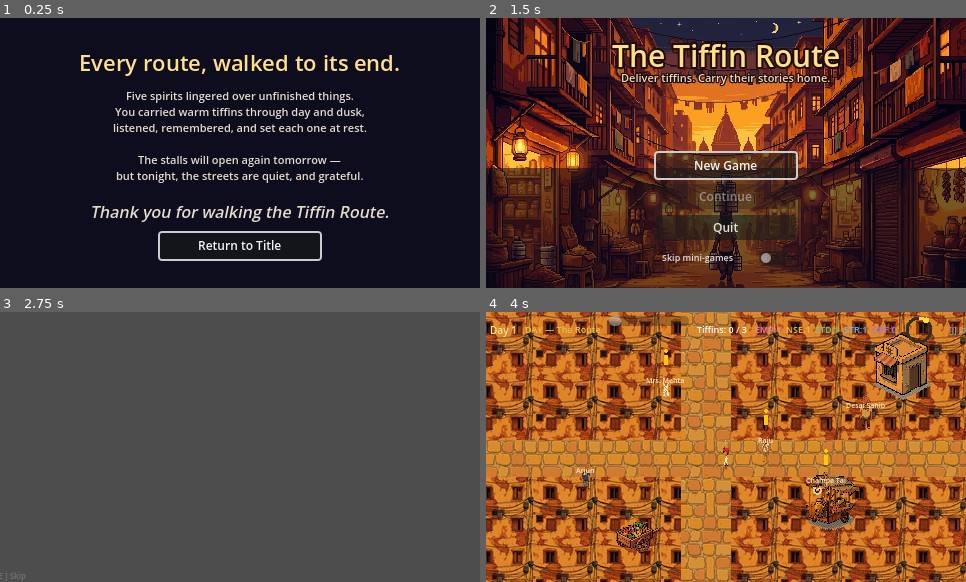
Above: before the commit, frames 1-4 (two rows, left to right).
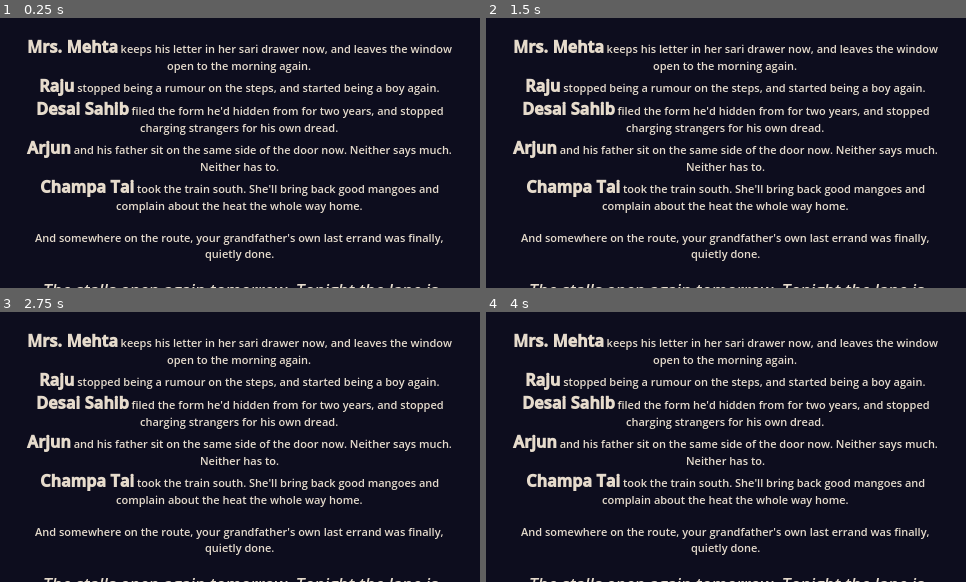
Above: after the commit, the same moments.

Repository: Akalle92/The-Tiffin-Room
Game: Godot game, scene res://scenes/ui/ending.tscn
Same seed, same stepped clock (60 frames per second), same inputs: the game is played once before the commit and once after it. This scene is started directly instead of the project's main scene. Video files are missing from this copy of the repository; at most half a second of black plays in their place.
Inputs (mouse positions are in pixels of both pictures, inside the frame that each line leads up to):
- Up to frame 1 (0.25 s): no input
- Up to frame 2 (1.5 s): hold Right (ui_right) 0.53-1.25 s; hold R (rest) 0.53-1.25 s; click (726, 244) at 1.25 s, where only the run before the commit has a clickable "Return to Title"
- Up to frame 3 (2.75 s): click (240, 460) at 2 s, where only the run before the commit has a clickable "New Game"
- Up to frame 4 (4 s): hold Down (ui_down) 2.78-3.53 s; tap E (interact) at 2.85 s; tap R (rest) at 3.05 s; hold Right (ui_right) from 3.53 s (still down); hold R (rest) from 3.53 s (still down)

The runs differ from the first frame. In frame 1, 17% of the frame differs, in the area x 5-95%, y 7-100%; in frame 2, 83%; in frame 3, 98%; in frame 4, 99%, in the area x 0-100%, y 0-100%.

Commit message:
Choice-reflective ending epilogue + spirit-world cosmology doc and threaded rule line
Co-authored-by: Akalle <Akalle92@users.noreply.github.com>

Diff:
--- a/data/dialogue/npc_data.json
+++ b/data/dialogue/npc_data.json
@@ -289,7 +289,9 @@
           "si_2": {
             "speaker": "Spirit — Mrs. Mehta",
             "text": "Oh. You're one of the ones who can see. Your grandfather could too, you know. He used to bring us what we needed without knowing it.",
-            "voice_interjections": [],
+            "voice_interjections": [
+              {"skill": "GRIEF", "text": "This is the shape of the sight: the dead who left one thing unsaid stay lantern-bright until someone carries it for them. The rest have already gone on.", "requires_stat": 0}
+            ],
             "choices": [
               {"id": "c2a", "text": "What are you holding?", "stat_check": null, "next": "si_3", "effects": {"route_update": {"spirit_state": 1}}},
               {"id": "c2b", "text": "Did Baba ever have something he couldn't deliver?", "stat_check": null, "next": "si_mehta_baba", "effects": {"route_update": {"spirit_state": 1}}}
--- a/scenes/ui/ending.tscn
+++ b/scenes/ui/ending.tscn
@@ -29,10 +29,10 @@
 anchor_top = 0.5
 anchor_right = 0.5
 anchor_bottom = 0.5
-offset_left = -180.0
-offset_top = -96.0
-offset_right = 180.0
-offset_bottom = 96.0
+offset_left = -220.0
+offset_top = -130.0
+offset_right = 220.0
+offset_bottom = 130.0
 theme_override_constants/separation = 10
 
 [node name="Heading" type="Label" parent="Panel/VBox"]
@@ -43,21 +43,14 @@
 horizontal_alignment = 1
 
 [node name="Body" type="RichTextLabel" parent="Panel/VBox"]
-custom_minimum_size = Vector2(360, 110)
+custom_minimum_size = Vector2(430, 210)
 layout_mode = 2
 bbcode_enabled = true
 fit_content = true
-scroll_active = false
+scroll_active = true
 theme_override_colors/default_color = Color(0.9, 0.86, 0.8, 1)
 theme_override_font_sizes/normal_font_size = 11
-text = "[center]Five spirits lingered over unfinished things.
-You carried warm tiffins through day and dusk,
-listened, remembered, and set each one at rest.
-
-The stalls will open again tomorrow —
-but tonight, the streets are quiet, and grateful.
-
-[i]Thank you for walking the Tiffin Route.[/i][/center]"
+text = "[center]Every route, walked to its end.[/center]"
 
 [node name="ToTitleButton" type="Button" parent="Panel/VBox"]
 custom_minimum_size = Vector2(160, 26)
--- a/scripts/ui/Ending.gd
+++ b/scripts/ui/Ending.gd
@@ -1,15 +1,74 @@
 ## Ending.gd — Resolution / credits screen shown when all spirit arcs resolve.
+## The epilogue is assembled at runtime from the flags each arc set, so the
+## closing lines reflect the fates the player actually chose (and Babulal's payoff).
 extends Control
 
 const TITLE_SCENE := "res://scenes/ui/title.tscn"
 
 @onready var to_title_btn: Button = $Panel/VBox/ToTitleButton
+@onready var body: RichTextLabel  = $Panel/VBox/Body
 
 func _ready() -> void:
 	to_title_btn.pressed.connect(_on_to_title)
 	to_title_btn.grab_focus()
+	body.text = _build_epilogue()
 
 func _on_to_title() -> void:
 	# The run is finished; wipe the save so the title offers a fresh start.
 	SaveLoad.delete_save()
 	get_tree().change_scene_to_file(TITLE_SCENE)
+
+# ---------------------------------------------------------------------------
+# EPILOGUE ASSEMBLY
+# ---------------------------------------------------------------------------
+func _flag(name: String) -> bool:
+	return GameState.get_flag(name, false)
+
+func _build_epilogue() -> String:
+	var lines: Array[String] = []
+	lines.append("[center]Five spirits lingered over unfinished things. One by one, you carried the words they could not.\n")
+	lines.append(_mehta_line())
+	lines.append(_raju_line())
+	lines.append(_desai_line())
+	lines.append(_arjun_line())
+	lines.append(_champa_line())
+	lines.append("")
+	lines.append(_babulal_line())
+	lines.append("\n[i]The stalls open again tomorrow. Tonight the lane is quiet — and it remembers you.[/i][/center]")
+	return "\n".join(lines)
+
+func _mehta_line() -> String:
+	if _flag("mrs_mehta_hardened"):
+		return "[b]Mrs. Mehta[/b] read her husband's letter at last — later than she should have had to, the wonder worn thin, but she read it."
+	return "[b]Mrs. Mehta[/b] keeps his letter in her sari drawer now, and leaves the window open to the morning again."
+
+func _raju_line() -> String:
+	if _flag("raju_went_home"):
+		return "[b]Raju[/b] went home. His mother did most of the talking; he did most of the crying, and none of it was the bad kind."
+	if _flag("raju_stayed_seen"):
+		return "[b]Raju[/b] hasn't called home — not yet. But he sits on the temple steps in daylight now, and the chai stall knows his order."
+	if _flag("raju_hardened"):
+		return "[b]Raju[/b] called home after a long silence. It landed softer than it should have. It still landed."
+	return "[b]Raju[/b] stopped being a rumour on the steps, and started being a boy again."
+
+func _desai_line() -> String:
+	if _flag("desai_bittersweet"):
+		return "[b]Desai Sahib[/b] filed the honest form. Whether it comes in time for his wife, no one will promise — but no other family will pay for his fear."
+	return "[b]Desai Sahib[/b] filed the form he'd hidden from for two years, and stopped charging strangers for his own dread."
+
+func _arjun_line() -> String:
+	if _flag("arjun_hardened"):
+		return "[b]Arjun[/b]'s father opened the door at last — stiff from being shut so long. Both of them were still behind it."
+	return "[b]Arjun[/b] and his father sit on the same side of the door now. Neither says much. Neither has to."
+
+func _champa_line() -> String:
+	if _flag("champa_hardened"):
+		return "[b]Champa Tai[/b] nearly let 'someday' harden into 'never.' She booked the journey south late — but she booked it."
+	return "[b]Champa Tai[/b] took the train south. She'll bring back good mangoes and complain about the heat the whole way home."
+
+func _babulal_line() -> String:
+	if _flag("babulal_words_received"):
+		return "And you — you finally took [b]Babulal[/b]'s last delivery from his own hands: [i]\"I saw you. All of you. I was proud every single day.\"[/i] Then you set the tin down, and went home."
+	if _flag("babulal_finale_played"):
+		return "And [b]Babulal[/b] — who taught you the route instead of goodbye — said the thing at last. You carried it the final few steps for him."
+	return "And somewhere on the route, your grandfather's own last errand was finally, quietly done."
Not shown, added: SPIRIT_WORLD.md
